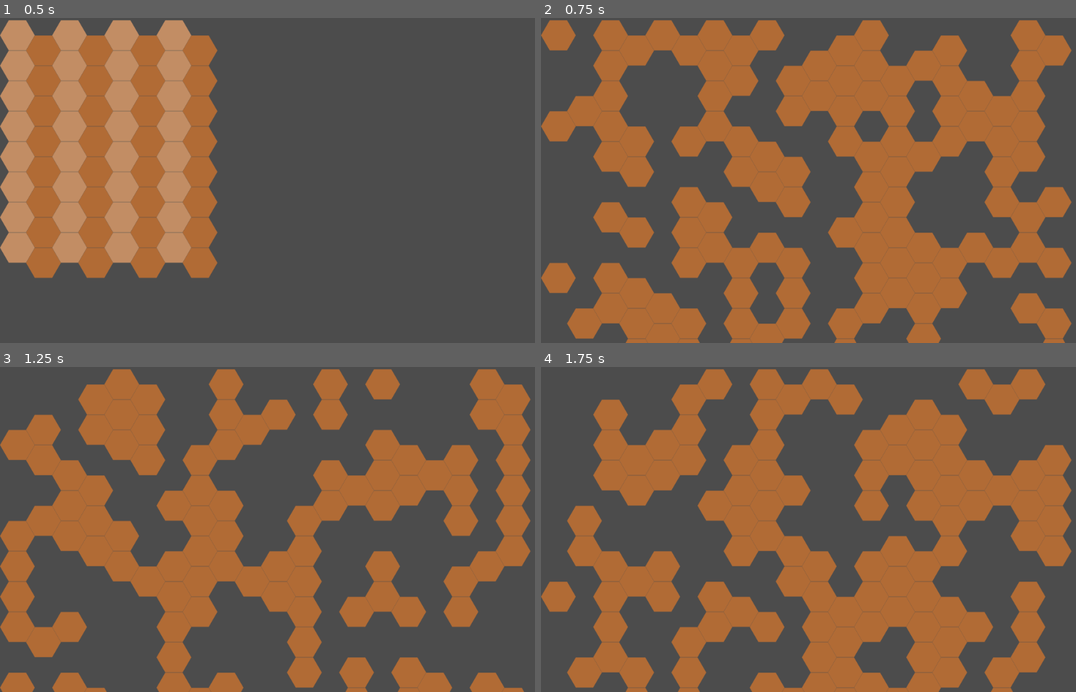
Above: before the commit, frames 1-4 (two rows, left to right).
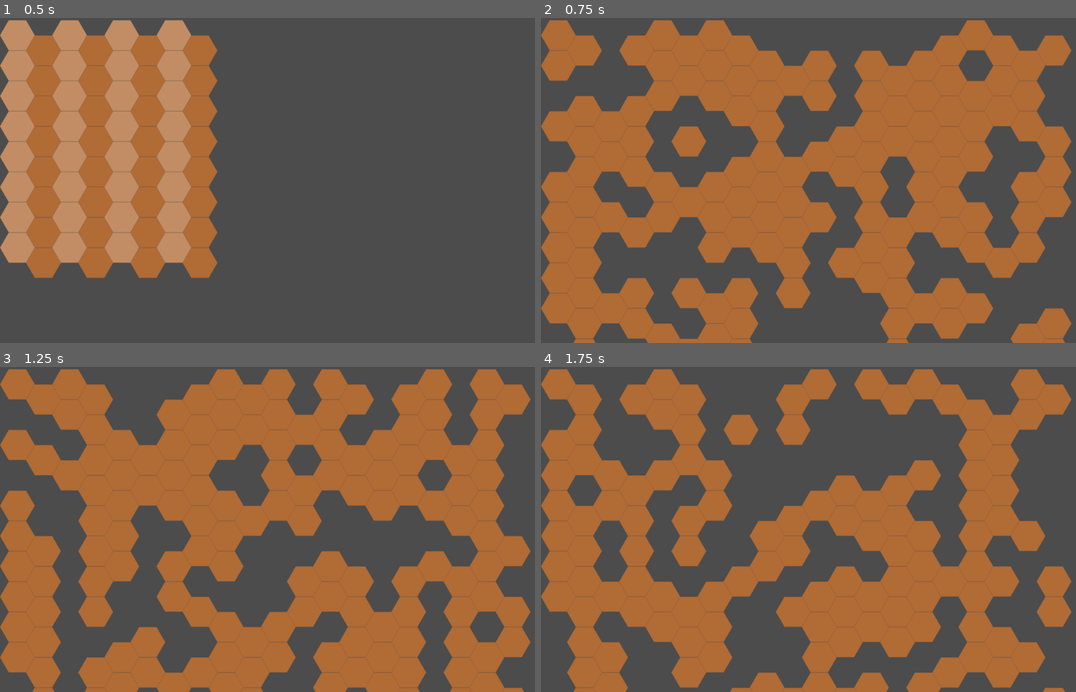
Above: after the commit, the same moments.

Repository: ra314/psiloi
Game: Godot game, scene res://Scenes/Main.tscn
The game is run twice, just before and just after one commit, with the same random seed, the same clock (stepped at 60 frames per second) and the same inputs.
Inputs (mouse positions are in pixels of both pictures, inside the frame that each line leads up to):
- Up to frame 1 (0.5 s): no input
- Up to frame 2 (0.75 s): tap Enter at 0.5 s; move the mouse to (942, 164) at 0.52 s; tap Space (ui_select) at 0.6 s
- Up to frame 3 (1.25 s): tap Space (ui_select) at 0.77, 1.07 s
- Up to frame 4 (1.75 s): move the mouse to (706, 545) at 1.27 s; tap Space (ui_select) at 1.35, 1.52 s

Frame 1 is identical in both runs. In frame 2, 40% of the frame differs, in the area x 0-100%, y 0-100%; in frame 3, 47%; in frame 4, 51%.

Commit message:
Added path finding with BFS.

Diff:
--- a/Scenes/Main.gd
+++ b/Scenes/Main.gd
@@ -1,4 +1,7 @@
 extends Node2D
+
+const HERO_SPAWN_POS := Vector2(0,7)
+const EXIT_POS := Vector2(19,1)
 
 # Called when the node enters the scene tree for the first time.
 func _ready():
@@ -11,7 +14,17 @@
 		var grid_pos: Vector2 = $TileMap.world_to_map(get_global_mouse_position())
 		print(Navigator.get_surrounding_tiles(grid_pos))
 		highlight_tiles(Navigator.get_surrounding_tiles(grid_pos))
+
+		var num_tries = 0
 		LevelGenerator.apply_random_level($TileMap)
+		var path = Navigator.bfs_path(HERO_SPAWN_POS, EXIT_POS, $TileMap)
+		while(path == []):
+			LevelGenerator.apply_random_level($TileMap)
+			path = Navigator.bfs_path(HERO_SPAWN_POS, EXIT_POS, $TileMap)
+			num_tries += 1
+		print("num_tries " + str(num_tries))
+
+		highlight_path(path, $TileMap)
 
 func highlight_tile(grid_position: Vector2) -> void:
 	$TileMap.set_cell(grid_position.x, grid_position.y, 1)
@@ -19,3 +32,10 @@
 func highlight_tiles(grid_positions: Array) -> void:
 	for grid_position in grid_positions:
 		highlight_tile(grid_position)
+
+func highlight_path(path: Array, tilemap: TileMap) -> void:
+	for node in path:
+		var og_value = tilemap.get_cellv(node)
+		tilemap.set_cellv(node, 0)
+		yield(get_tree().create_timer(0.2), "timeout")
+		tilemap.set_cellv(node, og_value)
--- a/Scripts/LevelGenerator.gd
+++ b/Scripts/LevelGenerator.gd
@@ -1,6 +1,7 @@
 class_name LevelGenerator
 
 const LEVEL_SIZE = Vector2(20,20)
+const HIGHEST_INT_TILE_VALUE := 1
 
 static func init_noise() -> OpenSimplexNoise:
 	var noise = OpenSimplexNoise.new()
@@ -30,10 +31,10 @@
 		for j in range(len(normalized_level[0])):
 			normalized_level[i][j] -= lowest
 			normalized_level[i][j] /= abs(highest-lowest)
+			normalized_level[i][j] *= HIGHEST_INT_TILE_VALUE
 	return normalized_level
 
 static func cast_and_round_level_to_ints(level: Array) -> Array:
-	print(level)
 	var integerized_level = level.duplicate(true)
 	for i in range(len(integerized_level)):
 		for j in range(len(integerized_level[0])):
--- a/Scripts/Navigator.gd
+++ b/Scripts/Navigator.gd
@@ -1,6 +1,7 @@
 class_name Navigator
 
 const DIR_ALL = ["N", "S", "SE", "NW", "SW", "NE"]
+const BLOCKING_TILES = {0:true, -1:true}
 
 static func N(grid_pos: Vector2) -> Vector2:
 	return grid_pos + Vector2(0,-1)
@@ -37,3 +38,36 @@
 	grid_positions.append(SE(grid_pos))
 	grid_positions.append(SW(grid_pos))
 	return grid_positions
+
+static func backtrace_path(node_to_prev_node_map: Dictionary, node: Vector2, start_grid_pos: Vector2) -> Array:
+	print(start_grid_pos)
+	print(node)
+
+	var path = []
+	while node != start_grid_pos:
+		path.append(node)
+
+		node = node_to_prev_node_map[node]
+	path.append(node)
+	print(path)
+	return path
+
+static func bfs_path(start_grid_pos: Vector2, end_grid_pos: Vector2, tilemap: TileMap) -> Array:
+	var bfs_queue = []
+	var node_to_prev_node_map = {}
+	bfs_queue.append(start_grid_pos)
+
+	print(start_grid_pos)
+
+	# Find path with BFS
+	var node: Vector2
+	while len(bfs_queue) != 0:
+		node = bfs_queue.pop_front()
+		if node == end_grid_pos:
+			return backtrace_path(node_to_prev_node_map, node, start_grid_pos)
+		for surrounding_node in get_surrounding_tiles(node):
+			if !(tilemap.get_cellv(node) in BLOCKING_TILES):
+				if !(surrounding_node in node_to_prev_node_map):
+					node_to_prev_node_map[surrounding_node] = node
+					bfs_queue.append(surrounding_node)
+	return []
